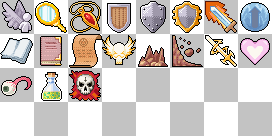
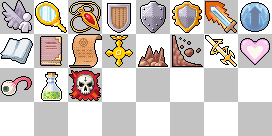
Two versions of the same layered image (272 x 136). Layer-by-layer changes:
painted on "Icon" over 102, 35, 136, 67
